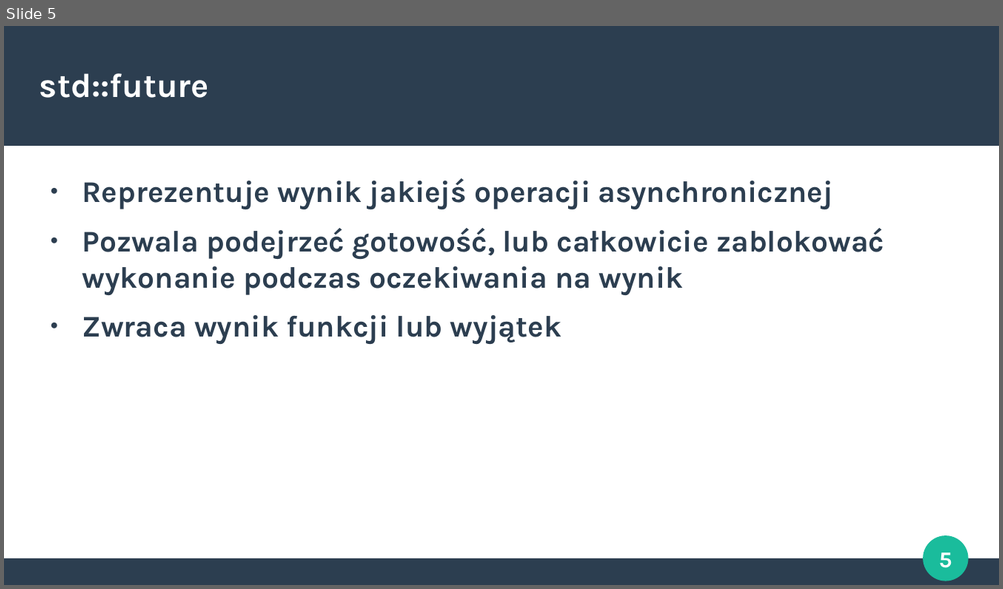
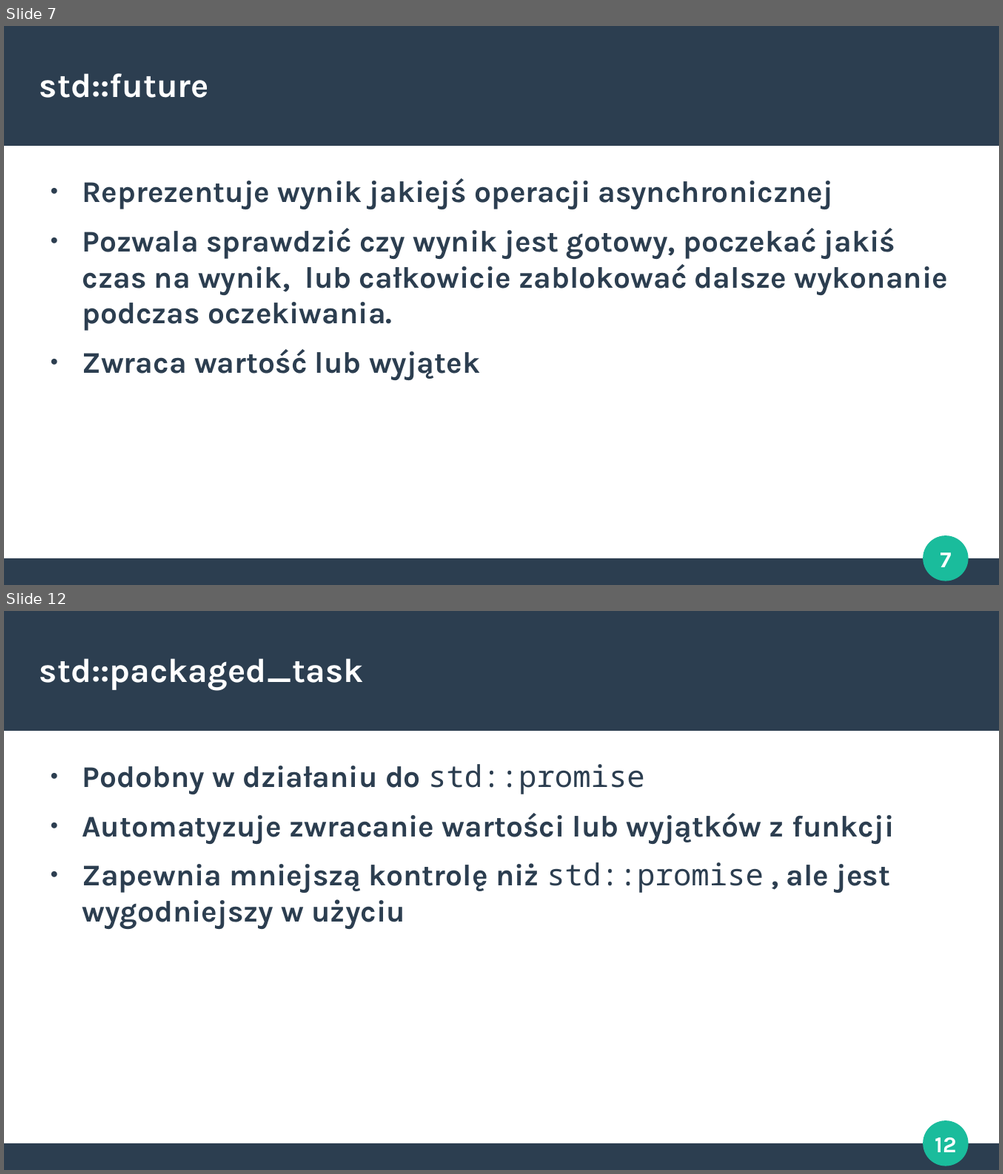
Before and after one commit to Crustacean1/Nitkowce, a slide deck: Prezka/Threads.odp. Shown one above the other, each under a label of ours: slide 5 before the commit, slides 7 and 12 after it; the slides between them are not shown. The pictures are 1003x589 and 1003x1174 pixels, drawn with LibreOffice and Linux fonts; fonts in the diff are those of the drawing. Boxes give left, top, right and bottom in pixels: in the first picture for what was removed or moved away, otherwise in the second. Text is boxed around its words. In the diff, an @@ line names an element or a change of style, - is before the commit and + after.

```diff
--- a/Prezka/Threads.odp
+++ b/Prezka/Threads.odp
@@ slide 12 added at (x1=4, y1=611, x2=999, y2=1170), background #FFFFFF; not listed: 4 template elements that a slide beside it also shows @@
@@ title added at (x1=40, y1=658, x2=363, y2=690), 27 pt, text #FFFFFF, bold @@
+std::packaged_task
@@ text added at (x1=82, y1=764, x2=893, y2=929), 24 pt, text #2C3E50, bold @@
+● Podobny w działaniu do std::promise
+● Automatyzuje zwracanie wartości lub wyjątków z funkcji
+● Zapewnia mniejszą kontrolę niż std::promise , ale jest wygodniejszy w użyciu
@@ what was slide 5 is now slide 7 @@
@@ slide 7 changed as well @@
@@ text at (x1=82, y1=228, x2=948, y2=380): text changed @@
-● Pozwala podejrzeć gotowość, lub całkowicie zablokować wykonanie podczas oczekiwania na wynik
-● Zwraca wynik funkcji lub wyjątek
+● Pozwala sprawdzić czy wynik jest gotowy, poczekać jakiś czas na wynik, lub całkowicie zablokować dalsze wykonanie podczas oczekiwania.
+● Zwraca wartość lub wyjątek
@@ page number at (x1=939, y1=553, x2=950, y2=568): text changed @@
-5
+7
```
Also in this commit, not shown: 4 other slides changed, 8 other slides added, 3 slides removed.
